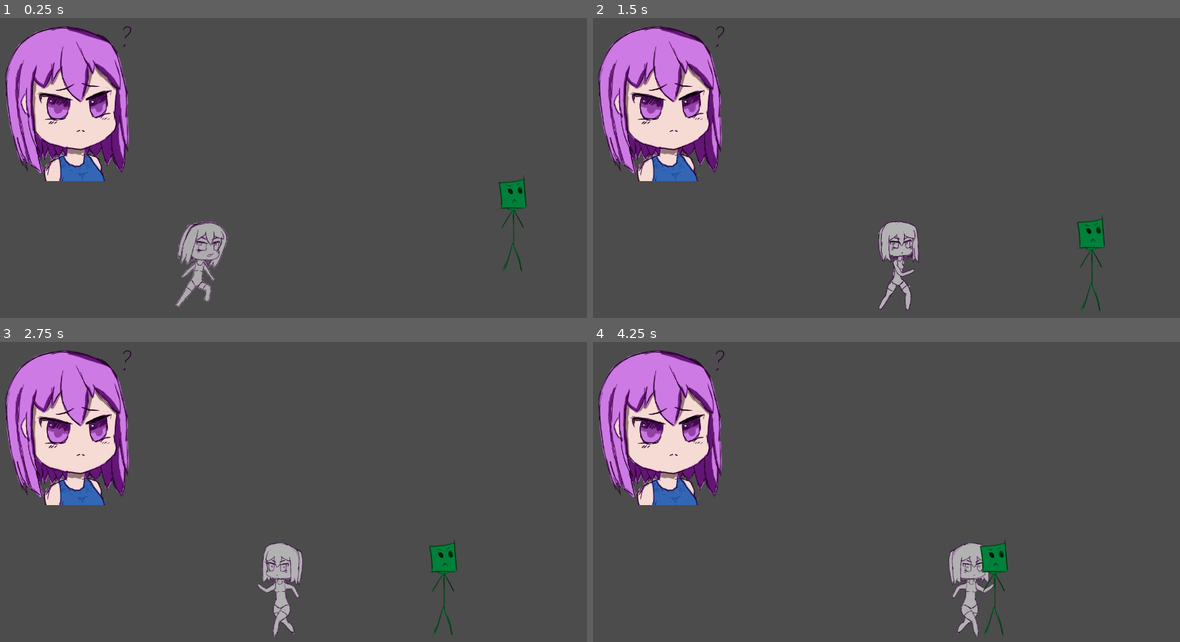
Above: before the commit, frames 1-4 (two rows, left to right).
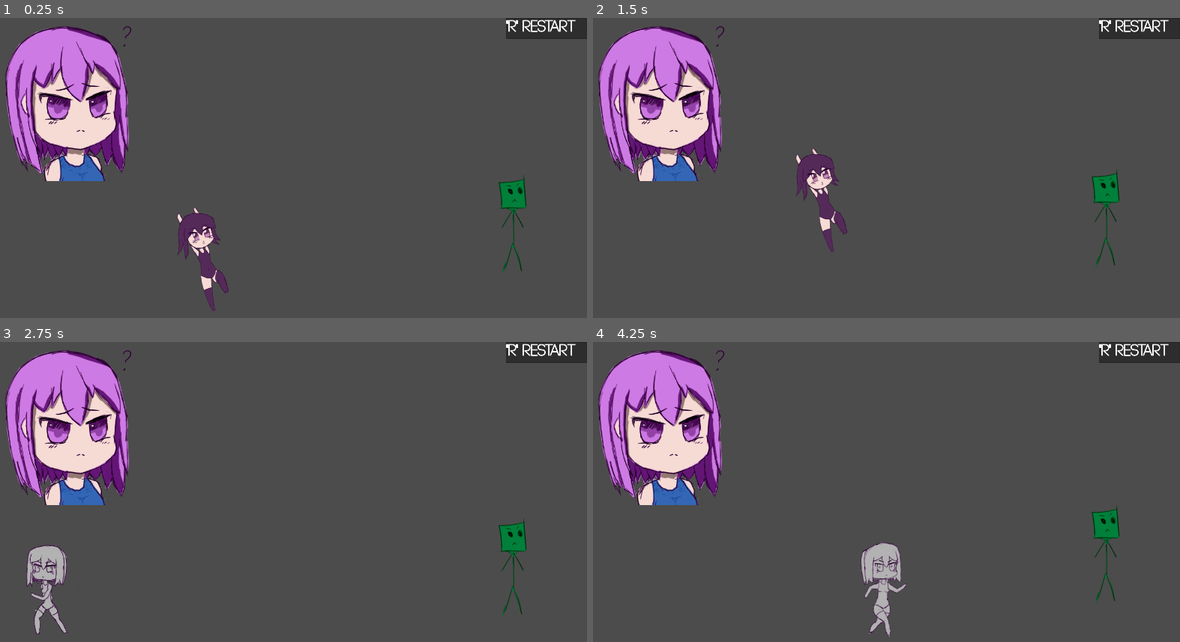
Above: after the commit, the same moments.

Repository: BeatMil/Mugi-again
Game: Godot game, scene res://scene/stage01.tscn
Same seed, same stepped clock (60 frames per second), same inputs: the game is played once before the commit and once after it.
Inputs:
- Up to frame 1 (0.25 s): no input
- Up to frame 2 (1.5 s): hold R 0.53-1.28 s; hold Right (ui_right) from 0.53 s (still down); tap Up (ui_up) at 0.77 s; tap R at 1.35 s
- Up to frame 3 (2.75 s): tap Up (ui_up) at 1.52 s; release Right (ui_right) at 2.03 s; hold Left (ui_left) from 2.03 s (still down); hold R from 2.03 s (still down)
- Up to frame 4 (4.25 s): release Left (ui_left) at 2.78 s; release R at 2.78 s; hold Right (ui_right) from 2.78 s (still down); tap R at 2.85 s; tap Up (ui_up) at 3.02, 3.77 s; hold R from 3.53 s (still down)

The runs differ from the first frame. In frame 1, 2.6% of the frame differs, in the area x 29-100%, y 0-98%; in frame 2, 4.2%; in frame 3, 4.3%, in the area x 4-100%, y 0-99%; in frame 4, 4.3%.
Error before the commit: Trying to assign value of type 'Nil' to a variable of type 'String'. (res://script/Player.gd:100)
Error after the commit: Trying to assign value of type 'Nil' to a variable of type 'String'. (res://script/Player.gd:102)

Commit message:
added more animation and being sfx

Diff:
--- a/prefab/Player.tscn
+++ b/prefab/Player.tscn
@@ -1,15 +1,18 @@
-[gd_scene load_steps=11 format=2]
+[gd_scene load_steps=15 format=2]
 
 [ext_resource path="res://script/Player.gd" type="Script" id=1]
-[ext_resource path="res://media/Player/crouching1f 128x256.png" type="Texture" id=2]
-[ext_resource path="res://media/Player/idle sheet4f trans 128x256.png" type="Texture" id=3]
-[ext_resource path="res://media/Player/jump01.png" type="Texture" id=4]
+[ext_resource path="res://media/Player/idle sheet4f trans 128x256.png" type="Texture" id=2]
+[ext_resource path="res://media/Player/crouching1f 128x256.png" type="Texture" id=3]
+[ext_resource path="res://media/Player/dead01.png" type="Texture" id=4]
+[ext_resource path="res://media/Player/falling01.png" type="Texture" id=5]
+[ext_resource path="res://media/Player/jump01.png" type="Texture" id=6]
 
 [sub_resource type="RectangleShape2D" id=1]
 extents = Vector2( 28.5273, 88.9669 )
 
 [sub_resource type="Animation" id=2]
 resource_name = "crouch"
+length = 0.001
 tracks/0/type = "value"
 tracks/0/path = NodePath("Sprite:texture")
 tracks/0/interp = 1
@@ -20,10 +23,241 @@
 "times": PoolRealArray( 0 ),
 "transitions": PoolRealArray( 1 ),
 "update": 1,
+"values": [ ExtResource( 3 ) ]
+}
+tracks/1/type = "value"
+tracks/1/path = NodePath("Sprite:vframes")
+tracks/1/interp = 1
+tracks/1/loop_wrap = true
+tracks/1/imported = false
+tracks/1/enabled = true
+tracks/1/keys = {
+"times": PoolRealArray( 0 ),
+"transitions": PoolRealArray( 1 ),
+"update": 1,
+"values": [ 1 ]
+}
+tracks/2/type = "value"
+tracks/2/path = NodePath("Sprite:hframes")
+tracks/2/interp = 1
+tracks/2/loop_wrap = true
+tracks/2/imported = false
+tracks/2/enabled = true
+tracks/2/keys = {
+"times": PoolRealArray( 0 ),
+"transitions": PoolRealArray( 1 ),
+"update": 1,
+"values": [ 4 ]
+}
+tracks/3/type = "value"
+tracks/3/path = NodePath("Sprite:frame")
+tracks/3/interp = 1
+tracks/3/loop_wrap = true
+tracks/3/imported = false
+tracks/3/enabled = true
+tracks/3/keys = {
+"times": PoolRealArray( 0 ),
+"transitions": PoolRealArray( 1 ),
+"update": 1,
+"values": [ 0 ]
+}
+tracks/4/type = "value"
+tracks/4/path = NodePath("Sprite:position")
+tracks/4/interp = 1
+tracks/4/loop_wrap = true
+tracks/4/imported = false
+tracks/4/enabled = true
+tracks/4/keys = {
+"times": PoolRealArray( 0 ),
+"transitions": PoolRealArray( 1 ),
+"update": 0,
+"values": [ Vector2( 0, 0 ) ]
+}
+
+[sub_resource type="Animation" id=8]
+resource_name = "falling"
+length = 0.001
+tracks/0/type = "value"
+tracks/0/path = NodePath("Sprite:hframes")
+tracks/0/interp = 1
+tracks/0/loop_wrap = true
+tracks/0/imported = false
+tracks/0/enabled = true
+tracks/0/keys = {
+"times": PoolRealArray( 0, 1.77093e-005 ),
+"transitions": PoolRealArray( 1, 1 ),
+"update": 1,
+"values": [ 4, 1 ]
+}
+tracks/1/type = "value"
+tracks/1/path = NodePath("Sprite:position")
+tracks/1/interp = 1
+tracks/1/loop_wrap = true
+tracks/1/imported = false
+tracks/1/enabled = true
+tracks/1/keys = {
+"times": PoolRealArray( 0, 1.77093e-005 ),
+"transitions": PoolRealArray( 1, 1 ),
+"update": 0,
+"values": [ Vector2( 0, 0 ), Vector2( 0, 80 ) ]
+}
+tracks/2/type = "value"
+tracks/2/path = NodePath("Sprite:texture")
+tracks/2/interp = 1
+tracks/2/loop_wrap = true
+tracks/2/imported = false
+tracks/2/enabled = true
+tracks/2/keys = {
+"times": PoolRealArray( 0, 1.77093e-005 ),
+"transitions": PoolRealArray( 1.36604, 1 ),
+"update": 1,
+"values": [ ExtResource( 4 ), ExtResource( 4 ) ]
+}
+tracks/3/type = "value"
+tracks/3/path = NodePath("Sprite:frame")
+tracks/3/interp = 1
+tracks/3/loop_wrap = true
+tracks/3/imported = false
+tracks/3/enabled = true
+tracks/3/keys = {
+"times": PoolRealArray( 0 ),
+"transitions": PoolRealArray( 1 ),
+"update": 1,
+"values": [ 0 ]
+}
+
+[sub_resource type="Animation" id=9]
+resource_name = "falling"
+length = 0.001
+tracks/0/type = "value"
+tracks/0/path = NodePath("Sprite:hframes")
+tracks/0/interp = 1
+tracks/0/loop_wrap = true
+tracks/0/imported = false
+tracks/0/enabled = true
+tracks/0/keys = {
+"times": PoolRealArray( 0, 1.77093e-005 ),
+"transitions": PoolRealArray( 1, 1 ),
+"update": 1,
+"values": [ 4, 4 ]
+}
+tracks/1/type = "value"
+tracks/1/path = NodePath("Sprite:position")
+tracks/1/interp = 1
+tracks/1/loop_wrap = true
+tracks/1/imported = false
+tracks/1/enabled = true
+tracks/1/keys = {
+"times": PoolRealArray( 0 ),
+"transitions": PoolRealArray( 1 ),
+"update": 0,
+"values": [ Vector2( 0, 0 ) ]
+}
+tracks/2/type = "value"
+tracks/2/path = NodePath("Sprite:texture")
+tracks/2/interp = 1
+tracks/2/loop_wrap = true
+tracks/2/imported = false
+tracks/2/enabled = true
+tracks/2/keys = {
+"times": PoolRealArray( 0, 1.77093e-005 ),
+"transitions": PoolRealArray( 1, 1.8025 ),
+"update": 1,
+"values": [ ExtResource( 5 ), ExtResource( 5 ) ]
+}
+tracks/3/type = "value"
+tracks/3/path = NodePath("Sprite:frame")
+tracks/3/interp = 1
+tracks/3/loop_wrap = true
+tracks/3/imported = false
+tracks/3/enabled = true
+tracks/3/keys = {
+"times": PoolRealArray( 0 ),
+"transitions": PoolRealArray( 1 ),
+"update": 1,
+"values": [ 0 ]
+}
+tracks/4/type = "value"
+tracks/4/path = NodePath("Sprite:vframes")
+tracks/4/interp = 1
+tracks/4/loop_wrap = true
+tracks/4/imported = false
+tracks/4/enabled = true
+tracks/4/keys = {
+"times": PoolRealArray( 0 ),
+"transitions": PoolRealArray( 1 ),
+"update": 1,
+"values": [ 1 ]
+}
+
+[sub_resource type="Animation" id=4]
+length = 0.001
+loop = true
+tracks/0/type = "value"
+tracks/0/path = NodePath("Sprite:frame")
+tracks/0/interp = 1
+tracks/0/loop_wrap = true
+tracks/0/imported = false
+tracks/0/enabled = true
+tracks/0/keys = {
+"times": PoolRealArray( 0 ),
+"transitions": PoolRealArray( 1 ),
+"update": 1,
+"values": [ 0 ]
+}
+tracks/1/type = "value"
+tracks/1/path = NodePath("Sprite:texture")
+tracks/1/interp = 1
+tracks/1/loop_wrap = true
+tracks/1/imported = false
+tracks/1/enabled = true
+tracks/1/keys = {
+"times": PoolRealArray( 0 ),
+"transitions": PoolRealArray( 1 ),
+"update": 1,
 "values": [ ExtResource( 2 ) ]
 }
-tracks/1/type = "value"
-tracks/1/path = NodePath("Sprite:vframes")
+tracks/2/type = "value"
+tracks/2/path = NodePath("Sprite:hframes")
+tracks/2/interp = 1
+tracks/2/loop_wrap = true
+tracks/2/imported = false
+tracks/2/enabled = true
+tracks/2/keys = {
+"times": PoolRealArray( 0 ),
+"transitions": PoolRealArray( 1 ),
+"update": 1,
+"values": [ 4 ]
+}
+tracks/3/type = "value"
+tracks/3/path = NodePath("Sprite:position")
+tracks/3/interp = 1
+tracks/3/loop_wrap = true
+tracks/3/imported = false
+tracks/3/enabled = true
+tracks/3/keys = {
+"times": PoolRealArray( 0.000851116 ),
+"transitions": PoolRealArray( 1 ),
+"update": 0,
+"values": [ Vector2( 0, 0 ) ]
+}
+
+[sub_resource type="Animation" id=5]
+length = 0.001
+tracks/0/type = "value"
+tracks/0/path = NodePath("Sprite:texture")
+tracks/0/interp = 1
+tracks/0/loop_wrap = true
+tracks/0/imported = false
+tracks/0/enabled = true
+tracks/0/keys = {
+"times": PoolRealArray( 0 ),
+"transitions": PoolRealArray( 1 ),
+"update": 1,
+"values": [ ExtResource( 6 ) ]
+}
+tracks/1/type = "value"
+tracks/1/path = NodePath("Sprite:hframes")
 tracks/1/interp = 1
 tracks/1/loop_wrap = true
 tracks/1/imported = false
@@ -35,16 +269,16 @@
 "values": [ 1 ]
 }
 tracks/2/type = "value"
-tracks/2/path = NodePath("Sprite:hframes")
-tracks/2/interp = 1
-tracks/2/loop_wrap = true
-tracks/2/imported = false
-tracks/2/enabled = true
-tracks/2/keys = {
-"times": PoolRealArray( 0 ),
-"transitions": PoolRealArray( 1 ),
-"update": 1,
-"values": [ 4 ]
+tracks/2/path = NodePath("Sprite:vframes")
+tracks/2/interp = 1
+tracks/2/loop_wrap = true
+tracks/2/imported = false
+tracks/2/enabled = true
+tracks/2/keys = {
+"times": PoolRealArray( 0 ),
+"transitions": PoolRealArray( 1 ),
+"update": 1,
+"values": [ 1 ]
 }
 tracks/3/type = "value"
 tracks/3/path = NodePath("Sprite:frame")
@@ -58,99 +292,20 @@
 "update": 1,
 "values": [ 0 ]
 }
-
-[sub_resource type="Animation" id=3]
-length = 0.001
-loop = true
-tracks/0/type = "value"
-tracks/0/path = NodePath("Sprite:frame")
-tracks/0/interp = 1
-tracks/0/loop_wrap = true
-tracks/0/imported = false
-tracks/0/enabled = true
-tracks/0/keys = {
-"times": PoolRealArray( 0 ),
-"transitions": PoolRealArray( 1 ),
-"update": 1,
-"values": [ 0 ]
-}
-tracks/1/type = "value"
-tracks/1/path = NodePath("Sprite:texture")
-tracks/1/interp = 1
-tracks/1/loop_wrap = true
-tracks/1/imported = false
-tracks/1/enabled = true
-tracks/1/keys = {
-"times": PoolRealArray( 0 ),
-"transitions": PoolRealArray( 1 ),
-"update": 1,
-"values": [ ExtResource( 3 ) ]
-}
-tracks/2/type = "value"
-tracks/2/path = NodePath("Sprite:hframes")
-tracks/2/interp = 1
-tracks/2/loop_wrap = true
-tracks/2/imported = false
-tracks/2/enabled = true
-tracks/2/keys = {
-"times": PoolRealArray( 0 ),
-"transitions": PoolRealArray( 1 ),
-"update": 1,
-"values": [ 4 ]
-}
-
-[sub_resource type="Animation" id=4]
-length = 0.001
-tracks/0/type = "value"
-tracks/0/path = NodePath("Sprite:texture")
-tracks/0/interp = 1
-tracks/0/loop_wrap = true
-tracks/0/imported = false
-tracks/0/enabled = true
-tracks/0/keys = {
-"times": PoolRealArray( 0 ),
-"transitions": PoolRealArray( 1 ),
-"update": 1,
-"values": [ ExtResource( 4 ) ]
-}
-tracks/1/type = "value"
-tracks/1/path = NodePath("Sprite:hframes")
-tracks/1/interp = 1
-tracks/1/loop_wrap = true
-tracks/1/imported = false
-tracks/1/enabled = true
-tracks/1/keys = {
-"times": PoolRealArray( 0 ),
-"transitions": PoolRealArray( 1 ),
-"update": 1,
-"values": [ 1 ]
-}
-tracks/2/type = "value"
-tracks/2/path = NodePath("Sprite:vframes")
-tracks/2/interp = 1
-tracks/2/loop_wrap = true
-tracks/2/imported = false
-tracks/2/enabled = true
-tracks/2/keys = {
-"times": PoolRealArray( 0 ),
-"transitions": PoolRealArray( 1 ),
-"update": 1,
-"values": [ 1 ]
-}
-tracks/3/type = "value"
-tracks/3/path = NodePath("Sprite:frame")
-tracks/3/interp = 1
-tracks/3/loop_wrap = true
-tracks/3/imported = false
-tracks/3/enabled = true
-tracks/3/keys = {
-"times": PoolRealArray( 0 ),
-"transitions": PoolRealArray( 1 ),
-"update": 1,
-"values": [ 0 ]
-}
-
-[sub_resource type="Animation" id=5]
+tracks/4/type = "value"
+tracks/4/path = NodePath("Sprite:position")
+tracks/4/interp = 1
+tracks/4/loop_wrap = true
+tracks/4/imported = false
+tracks/4/enabled = true
+tracks/4/keys = {
+"times": PoolRealArray( 5.20139e-005 ),
+"transitions": PoolRealArray( 1 ),
+"update": 0,
+"values": [ Vector2( 0, 0 ) ]
+}
+
+[sub_resource type="Animation" id=6]
 length = 0.8
 loop = true
 step = 0.2
@@ -190,12 +345,23 @@
 "update": 1,
 "values": [ 4 ]
 }
-
-[sub_resource type="RectangleShape2D" id=6]
+tracks/3/type = "value"
+tracks/3/path = NodePath("Sprite:position")
+tracks/3/interp = 1
+tracks/3/loop_wrap = true
+tracks/3/imported = false
+tracks/3/enabled = true
+tracks/3/keys = {
+"times": PoolRealArray( 5.20139e-005 ),
+"transitions": PoolRealArray( 1 ),
+"update": 0,
+"values": [ Vector2( 0, 0 ) ]
+}
+
+[sub_resource type="RectangleShape2D" id=7]
 extents = Vector2( 32.7048, 89.5991 )
 
 [node name="Player" type="KinematicBody2D"]
-position = Vector2( 223.388, 380.905 )
 script = ExtResource( 1 )
 __meta__ = {
 "_edit_group_": true
@@ -208,16 +374,19 @@
 [node name="Sprite" type="Sprite" parent="."]
 texture = ExtResource( 2 )
 hframes = 4
+frame = 3
 
 [node name="AnimationPlayer" type="AnimationPlayer" parent="."]
 anims/crouch = SubResource( 2 )
-anims/idle = SubResource( 3 )
-anims/jump = SubResource( 4 )
-anims/run = SubResource( 5 )
+anims/dead = SubResource( 8 )
+anims/falling = SubResource( 9 )
+anims/idle = SubResource( 4 )
+anims/jump = SubResource( 5 )
+anims/run = SubResource( 6 )
 
 [node name="Area2D" type="Area2D" parent="."]
 position = Vector2( 0.630249, 36.5545 )
 
 [node name="CollisionShape2D" type="CollisionShape2D" parent="Area2D"]
-shape = SubResource( 6 )
+shape = SubResource( 7 )
 [connection signal="body_entered" from="Area2D" to="." method="_on_Area2D_body_entered"]
--- a/scene/stage01.tscn
+++ b/scene/stage01.tscn
@@ -1,19 +1,32 @@
-[gd_scene load_steps=5 format=2]
+[gd_scene load_steps=11 format=2]
 
-[ext_resource path="res://media/Player/MugiQT.png" type="Texture" id=1]
-[ext_resource path="res://prefab/Player.tscn" type="PackedScene" id=2]
-[ext_resource path="res://prefab/PaperMask.tscn" type="PackedScene" id=3]
+[ext_resource path="res://script/cheat.gd" type="Script" id=1]
+[ext_resource path="res://media/Player/MugiQT.png" type="Texture" id=2]
+[ext_resource path="res://prefab/Player.tscn" type="PackedScene" id=3]
+[ext_resource path="res://prefab/PaperMask.tscn" type="PackedScene" id=4]
+[ext_resource path="res://media/Sound/rabi ribi park original.ogg" type="AudioStream" id=5]
+[ext_resource path="res://script/AudioBlock.gd" type="Script" id=6]
+[ext_resource path="res://media/Font/CODE Light.otf" type="DynamicFontData" id=7]
 
 [sub_resource type="RectangleShape2D" id=1]
 extents = Vector2( 776.42, 10 )
 
+[sub_resource type="RectangleShape2D" id=2]
+extents = Vector2( 10.1402, 10 )
+
+[sub_resource type="DynamicFont" id=3]
+size = 35
+outline_size = 1
+font_data = ExtResource( 7 )
+
 [node name="stage01" type="Node2D"]
+script = ExtResource( 1 )
 
 [node name="MugiQT" type="Sprite" parent="."]
 position = Vector2( 188.736, 184.215 )
-texture = ExtResource( 1 )
+texture = ExtResource( 2 )
 
-[node name="Player" parent="." instance=ExtResource( 2 )]
+[node name="Player" parent="." instance=ExtResource( 3 )]
 position = Vector2( 487.014, 370.022 )
 
 [node name="Ground" type="StaticBody2D" parent="."]
@@ -23,5 +36,100 @@
 position = Vector2( 673.356, 682.351 )
 shape = SubResource( 1 )
 
-[node name="PaperMask" parent="." instance=ExtResource( 3 )]
+[node name="PaperMask" parent="." instance=ExtResource( 4 )]
 position = Vector2( 1181.38, 439.616 )
+
+[node name="Platform" type="Node2D" parent="."]
+editor/display_folded = true
+position = Vector2( 784, 256 )
+
+[node name="StaticBody2D" type="StaticBody2D" parent="Platform"]
+editor/display_folded = true
+position = Vector2( -106.644, 150 )
+__meta__ = {
+"_edit_group_": true
+}
+
+[node name="CollisionShape2D" type="CollisionShape2D" parent="Platform/StaticBody2D"]
+scale = Vector2( 3, 3 )
+shape = SubResource( 2 )
+
+[node name="StaticBody2D2" type="StaticBody2D" parent="Platform"]
+editor/display_folded = true
+position = Vector2( -44, 150 )
+__meta__ = {
+"_edit_group_": true
+}
+
+[node name="CollisionShape2D" type="CollisionShape2D" parent="Platform/StaticBody2D2"]
+scale = Vector2( 3, 3 )
+shape = SubResource( 2 )
+
+[node name="StaticBody2D3" type="StaticBody2D" parent="Platform"]
+editor/display_folded = true
+position = Vector2( 20, 150 )
+__meta__ = {
+"_edit_group_": true
+}
+
+[node name="CollisionShape2D" type="CollisionShape2D" parent="Platform/StaticBody2D3"]
+scale = Vector2( 3, 3 )
+shape = SubResource( 2 )
+
+[node name="StaticBody2D4" type="StaticBody2D" parent="Platform"]
+editor/display_folded = true
+position = Vector2( 84, 86.5765 )
+__meta__ = {
+"_edit_group_": true
+}
+
+[node name="CollisionShape2D" type="CollisionShape2D" parent="Platform/StaticBody2D4"]
+scale = Vector2( 3, 3 )
+shape = SubResource( 2 )
+
+[node name="StaticBody2D5" type="StaticBody2D" parent="Platform"]
+editor/display_folded = true
+position = Vector2( 144, 32 )
+__meta__ = {
+"_edit_group_": true
+}
+
+[node name="CollisionShape2D" type="CollisionShape2D" parent="Platform/StaticBody2D5"]
+scale = Vector2( 3, 3 )
+shape = SubResource( 2 )
+
+[node name="StaticBody2D6" type="StaticBody2D" parent="Platform"]
+editor/display_folded = true
+position = Vector2( 208, -32 )
+__meta__ = {
+"_edit_group_": true
+}
+
+[node name="CollisionShape2D" type="CollisionShape2D" parent="Platform/StaticBody2D6"]
+scale = Vector2( 3, 3 )
+shape = SubResource( 2 )
+
+[node name="StaticBody2D7" type="StaticBody2D" parent="Platform"]
+editor/display_folded = true
+position = Vector2( 272, -32 )
+__meta__ = {
+"_edit_group_": true
+}
+
+[node name="CollisionShape2D" type="CollisionShape2D" parent="Platform/StaticBody2D7"]
+scale = Vector2( 3, 3 )
+shape = SubResource( 2 )
+
+[node name="AudioBlock" type="AudioStreamPlayer" parent="."]
+stream = ExtResource( 5 )
+script = ExtResource( 6 )
+
+[node name="TextEdit" type="TextEdit" parent="."]
+margin_left = 1181.38
+margin_right = 1367.38
+margin_bottom = 48.0
+custom_fonts/font = SubResource( 3 )
+text = "\"R\" -restart"
+readonly = true
+context_menu_enabled = false
+[connection signal="dead" from="Player" to="AudioBlock" method="_on_Player_dead"]
--- /dev/null
+++ b/script/AudioBlock.gd
@@ -0,0 +1,15 @@
+extends AudioStreamPlayer
+
+onready var player = get_node("../Player")
+onready var audio = get_node(".")
+func _ready():
+	audio.play()
+
+func play_death_sfx():
+	audio.stream = load("res://media/Sound/death01.wav")
+	audio.play()
+	pass
+
+func _on_Player_dead():
+	play_death_sfx()
+	pass
--- a/script/PaperMask.gd
+++ b/script/PaperMask.gd
@@ -1,6 +1,5 @@
 extends KinematicBody2D
 #PaperMask.gd
-
 var velocity = Vector2()
 var ground = Vector2(0,-1)
 
@@ -8,8 +7,8 @@
 var direction : int = 1 # Facing Right
 
 func _ready():
-	get_node(".").set_meta("type", "enemy")
-	var getType : String = get_node(".").get_meta("type")
+	get_node(".").set_meta("type", "enemy") # set this node tag to enemy
+
 
 func _physics_process(delta):
 	direction = -1
--- a/script/Player.gd
+++ b/script/Player.gd
@@ -1,28 +1,33 @@
+#Player.gd
 extends KinematicBody2D
-#Player.gd
 
 # Configuration
 var gravity = 90
 var ground = Vector2(0,-1)
-var jumpPower = 1500
-var walkPower = 240
+var jumpPower = 2000
+var walkPower = 500
 
-var is_death = false
+var is_dead = false
+
+var velocity = Vector2()
+var direction = 1 	# 1 = facing right
+
+signal dead
 
 
 #Cache
 onready var anim = get_node("AnimationPlayer")
 onready var sprite = get_node("Sprite")
-var velocity = Vector2()
-var direction = 1 	# 1 = facing right
-var falling = false
+onready var collision = get_node('CollisionShape2D')
+
+var count = false
+
 
 func _ready():
 	pass
 
 func _physics_process(delta):
-	print('on floor %s' %is_on_floor())
-	if !is_death:
+	if !is_dead:
 		Gravity()
 		Move()
 		Jump()
@@ -60,6 +65,9 @@
 
 	if !is_on_floor():
 		anim.play("jump")
+		if is_falling():
+			anim.play('falling')
+
 
 func Crouch():
 	if Input.is_action_pressed("ui_down"):
@@ -69,25 +77,20 @@
 func Gravity():
 	velocity.y += gravity
 
-func CollisionCheck():
-	if get_slide_count() > 1:
-		for i in range(get_slide_count()):
-			var getType : String = get_slide_collision(i).collider.get_meta("type")
-			if getType == "enemy":
-				is_death = true
-
 func DirectionSwitch(): # unused
 	direction *= -1
 
 func dead():
-	if !is_on_floor():
-		velocity = Vector2(100,100)
-		move_and_slide(velocity,ground)
-	else:
-		velocity = Vector2(0,100)
-		move_and_slide(velocity,ground)
 
+	if !count:
+		emit_signal("dead")
+		print("sound")
+		count = true
+	velocity = Vector2.ZERO
+	collision.set_disabled(true)
 
+	move_and_slide(velocity,ground)
+	anim.play("dead")
 
 func is_falling():
 	if velocity.y > 0:
@@ -96,8 +99,6 @@
 		return false
 
 func _on_Area2D_body_entered(body):
-#	print('%s %s'%[body.name, body.get_meta('type')])
 	var tag : String = body.get_meta('type')
 	if 'enemy' == tag:
-		is_death = true
-	pass
+		is_dead = true
--- /dev/null
+++ b/script/cheat.gd
@@ -0,0 +1,8 @@
+extends Node2D
+
+func _ready():
+    pass
+
+func _input(event):
+    if Input.is_key_pressed(KEY_R):
+        print(get_tree().change_scene('res://scene/stage01.tscn'))
Binary file added: media/Font/CODE Light.otf
Binary file added: media/Player/dead01.png
Not shown, added: media/Player/dead01.png.import
Binary file added: media/Player/falling01.png
Not shown, added: media/Player/falling01.png.import
Not shown, added: media/Sound/death01.wav.import
Not shown, added: media/Sound/rabi ribi park original.ogg.import
Not shown: 1 places in prefab/Player.tscn that only renumber resources
Not shown, added: media/Sound/death01.wav
Not shown, added: media/Sound/rabi ribi park original.ogg
